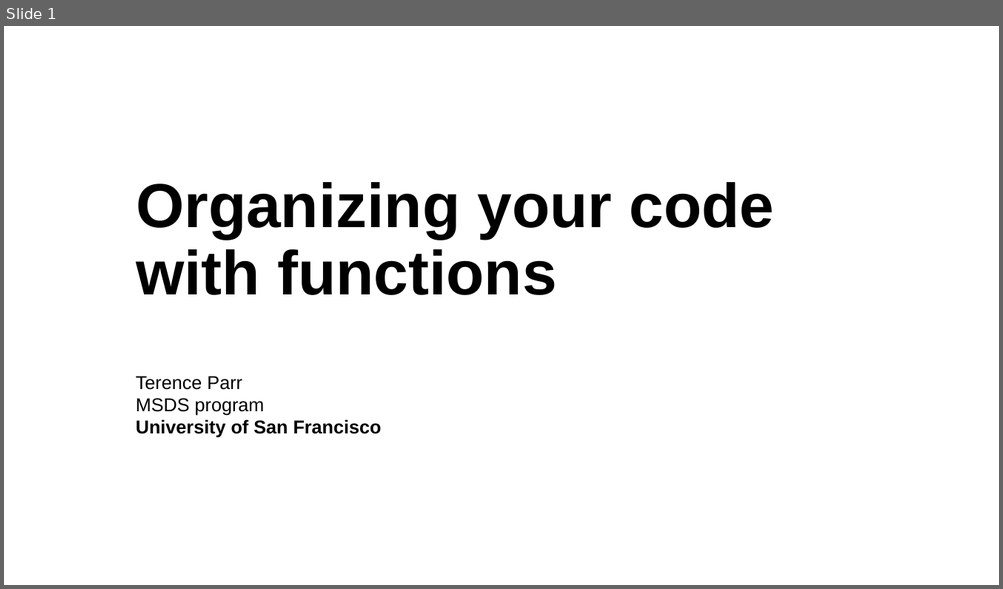
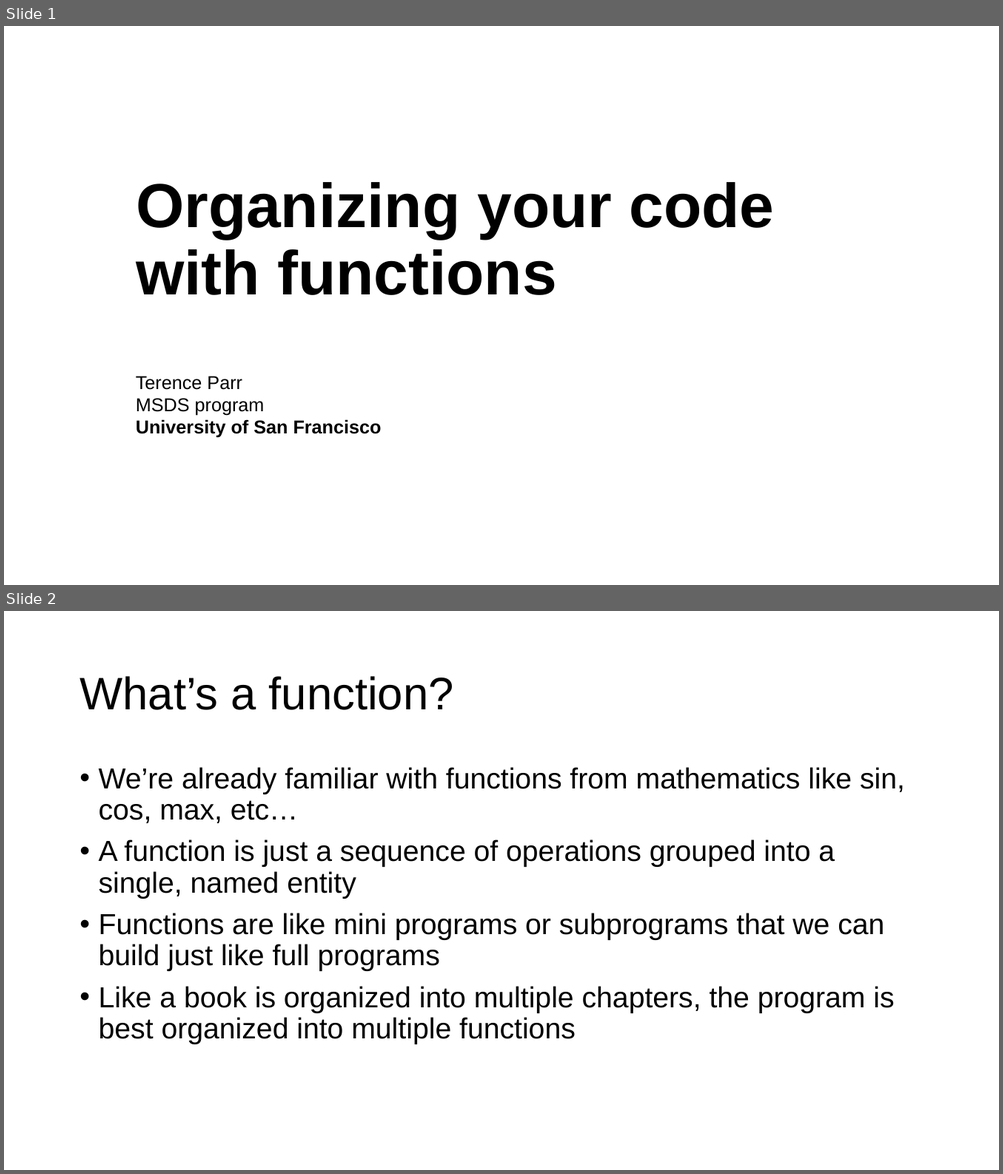
Before and after one commit to parrt/msds501, a slide deck: slides/functions.pptx. Shown one above the other, each under a label of ours: slide 1 before the commit, slides 1 and 2 after it. The pictures are 1003x589 and 1003x1174 pixels, drawn with LibreOffice and Linux fonts; fonts in the diff are those of the drawing; background and template pictures are left out. Boxes give left, top, right and bottom in pixels: in the first picture for what was removed or moved away, otherwise in the second. Text is boxed around its words. In the diff, an @@ line names an element or a change of style, - is before the commit and + after.

```diff
--- a/slides/functions.pptx
+++ b/slides/functions.pptx
@@ slide 2 added at (x1=4, y1=611, x2=999, y2=1170), background #FFFFFF @@
@@ title added at (x1=79, y1=676, x2=454, y2=710), 44 pt, text #000000 @@
+What’s a function?
@@ text added at (x1=99, y1=767, x2=905, y2=1045), 28 pt, text #000000 @@
+• We’re already familiar with functions from mathematics like sin, cos, max, etc…
+• A function is just a sequence of operations grouped into a single, named entity
+• Functions are like mini programs or subprograms that we can build just like full programs
+• Like a book is organized into multiple chapters, the program is best organized into multiple functions
```
Also in this commit, not shown: 3 other slides added, 1 other file.
